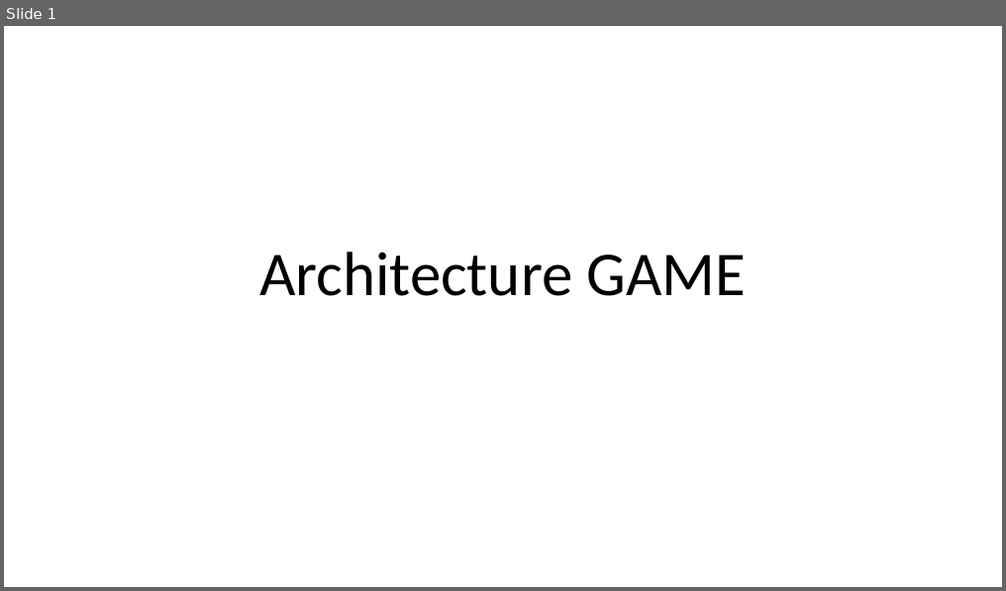
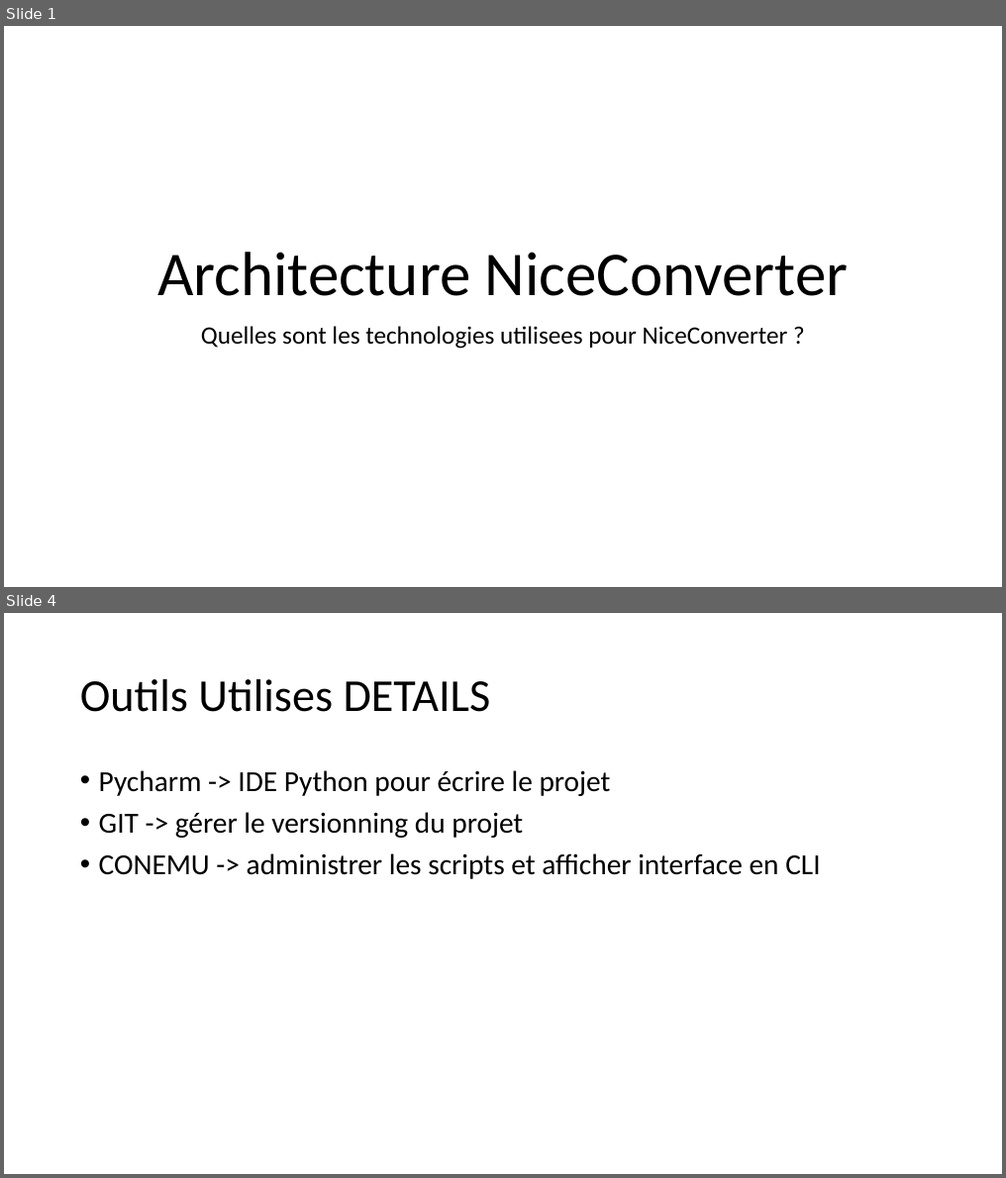
Before and after one commit to monpetit-trade/game, a slide deck: doc/ppt/Architecture.pptx. Shown one above the other, each under a label of ours: slide 1 before the commit, slides 1 and 4 after it; the slides between them are not shown. The pictures are 1006x591 and 1006x1178 pixels, drawn with LibreOffice and Linux fonts; fonts in the diff are those of the drawing. Boxes give left, top, right and bottom in pixels: in the first picture for what was removed or moved away, otherwise in the second. Text is boxed around its words. In the diff, an @@ line names an element or a change of style, - is before the commit and + after.

```diff
--- a/doc/ppt/Architecture.pptx
+++ b/doc/ppt/Architecture.pptx
@@ slide 4 added at (x1=4, y1=613, x2=1002, y2=1174), background #FFFFFF @@
@@ title added at (x1=80, y1=679, x2=491, y2=712), 44 pt, text #000000 @@
+Outils Utilises DETAILS
@@ text added at (x1=99, y1=770, x2=820, y2=879), 28 pt, text #000000 @@
+• Pycharm -> IDE Python pour écrire le projet
+• GIT -> gérer le versionning du projet
+• CONEMU -> administrer les scripts et afficher interface en CLI
@@ slide 1 changed as well @@
@@ title at (x1=157, y1=252, x2=848, y2=296): text changed @@
-Architecture GAME
+Architecture NiceConverter
@@ subtitle added at (x1=201, y1=326, x2=788, y2=349), 24 pt, text #000000 @@
+Quelles sont les technologies utilisees pour NiceConverter ?
```
Also in this commit, not shown: 5 other slides added, 6 slides removed, 16 other files.
